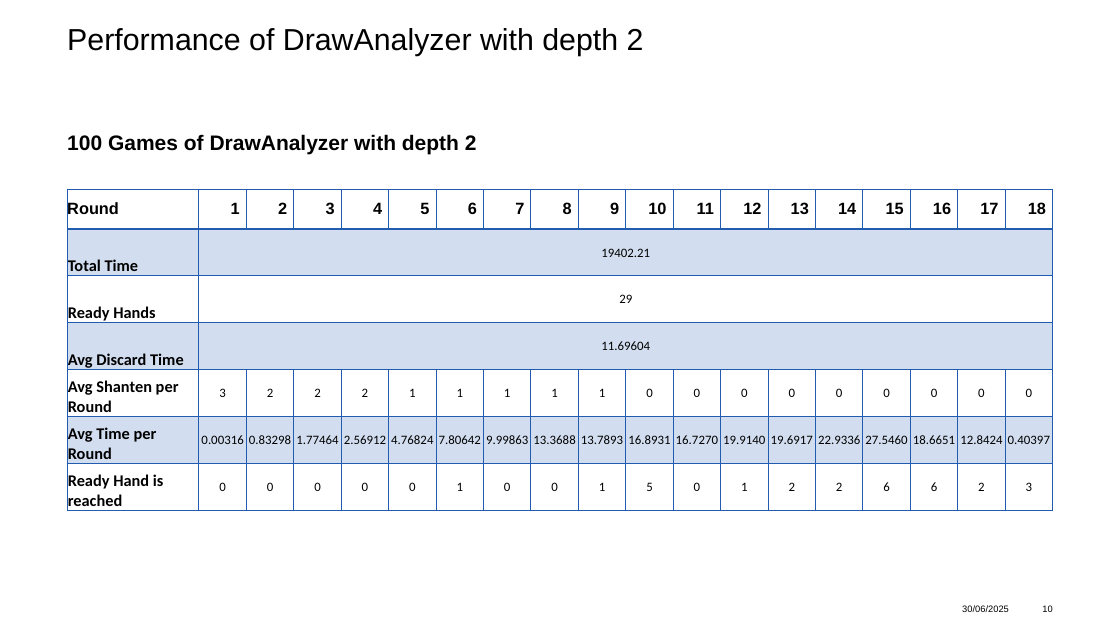
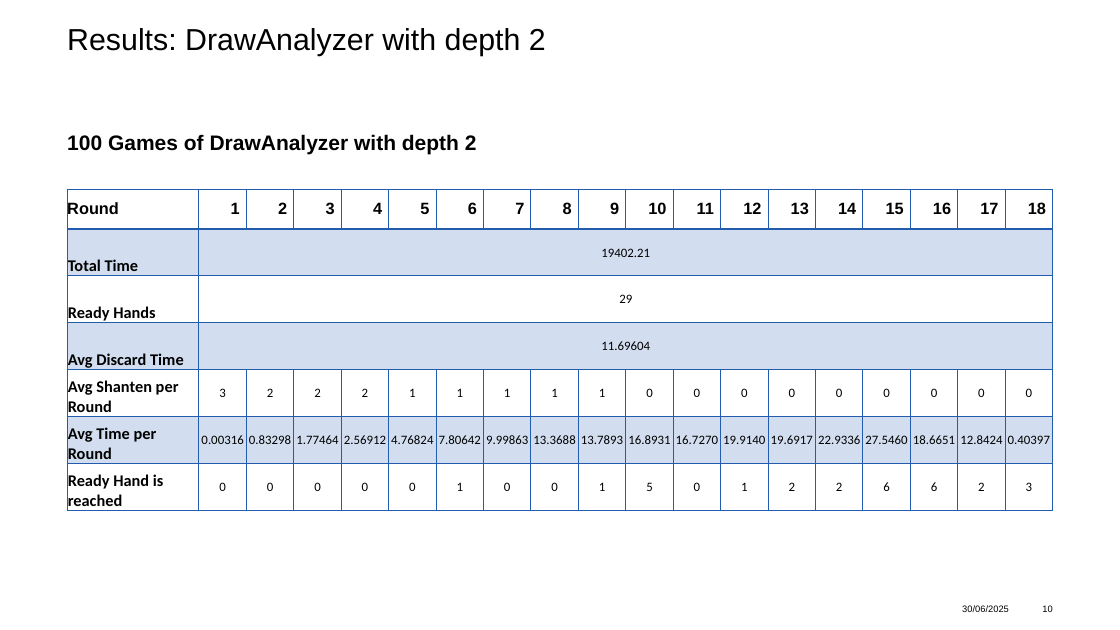
Before and after one commit to adidell01/MahjongOptimization, a slide deck: slide 10 of ProjectPresentation_asadikovic_jlyrer.pptx. Drawn at 1120x630 pixels with LibreOffice and Linux fonts; fonts in the diff are those of the drawing; background and template pictures are left out. Boxes give left, top, right and bottom in pixels: in the first picture for what was removed or moved away, otherwise in the second. Text is boxed around its words. In the diff, an @@ line names an element or a change of style, - is before the commit and + after.

Commit message:
Updated "Discussion" and "Results"

```diff
--- a/ProjectPresentation_asadikovic_jlyrer.pptx
+++ b/ProjectPresentation_asadikovic_jlyrer.pptx
@@ title at bbox=[67, 28, 546, 56]: text changed @@
-Performance of DrawAnalyzer with depth 2
+Results: DrawAnalyzer with depth 2
```
Also in this commit, not shown: 5 other slides changed, 1 slide added.
